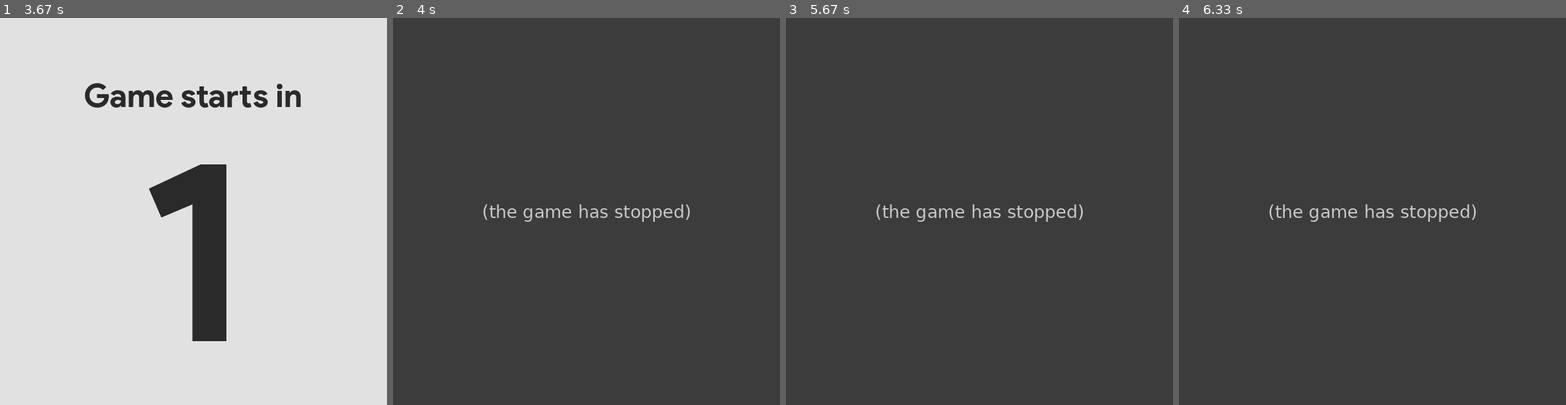
Above: before the commit, frames 1-4 (left to right).
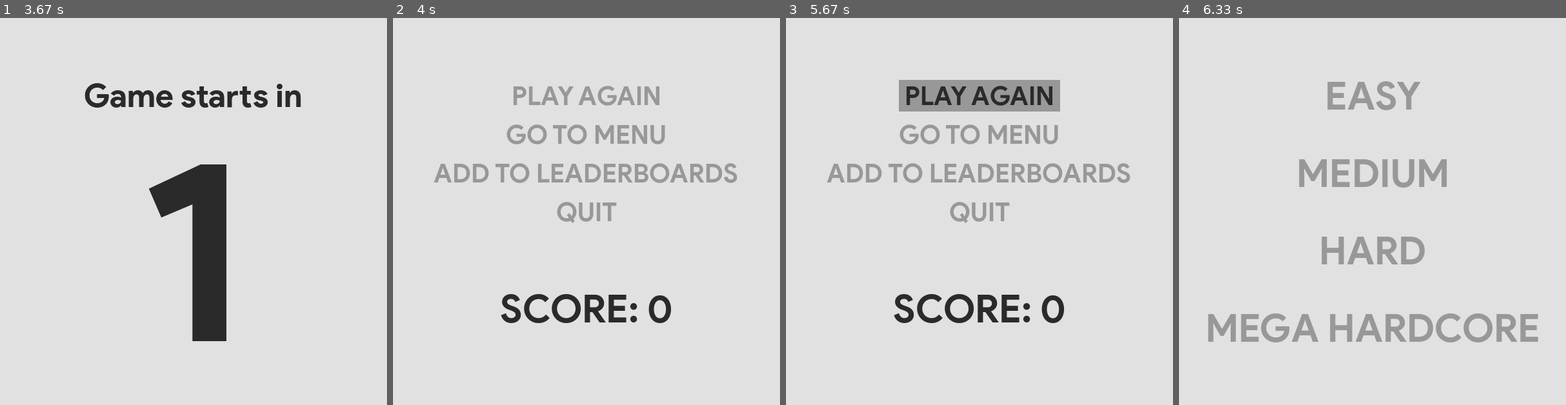
Above: after the commit, the same moments.

Repository: voaneves/snake-on-pygame
Game: pygame game, started from snake.py
Same seed, same stepped clock (60 frames per second), same inputs: the game is played once before the commit and once after it.
Inputs (mouse positions are in pixels of both pictures, inside the frame that each line leads up to):
- Up to frame 1 (3.67 s): click "PLAY GAME" at 0.38 s; click "EASY" at 0.72 s; click (100, 215) at 1.6 s; hold Esc from 3.37 s (still down); hold Right from 3.37 s (still down)
- Up to frame 2 (4 s): release Esc at 3.97 s; release Right at 3.97 s
- Up to frame 3 (5.67 s): click "PLAY AGAIN" at 5.6 s
- Up to frame 4 (6.33 s): click (1430, 76) at 5.93 s

Frame 1 is identical in both runs. In frame 2, 99% of the frame differs, in the area x 0-100%, y 0-100%; in frame 3, 98%; in frame 4, 100%.
Error before the commit: TypeError: object of type 'int' has no len() (snake.py line 563); the game stopped at 3.8 s (later frames are placeholders)

Commit message:
Fixing early 'ESCAPE' and 'Q' press bug

Diff:
--- a/snake.py
+++ b/snake.py
@@ -669,6 +669,8 @@
 
             key_input = self.handle_input()  # Receive inputs with tick.
 
+            if key_input == 'Q':
+                return current_size - 3, self.steps
             if key_input is not None:
                 last_key = key_input
 
@@ -752,7 +754,7 @@
 
         if keys[pygame.K_ESCAPE] or keys[pygame.K_q]:
             LOGGER.info('ACTION: KEY PRESSED: ESCAPE or Q')
-            self.over(self.snake.length - 3, self.steps)
+            action = 'Q'
         elif keys[pygame.K_LEFT]:
             LOGGER.info('ACTION: KEY PRESSED: LEFT')
             action = ABSOLUTE_ACTIONS['LEFT']
